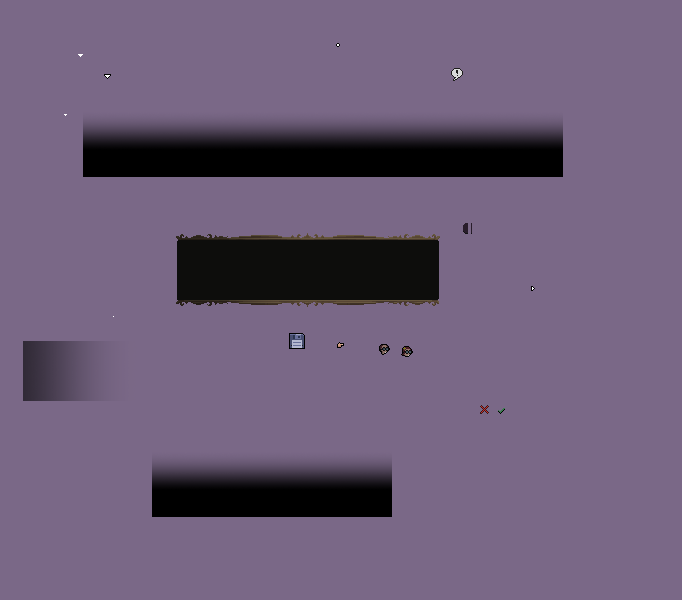
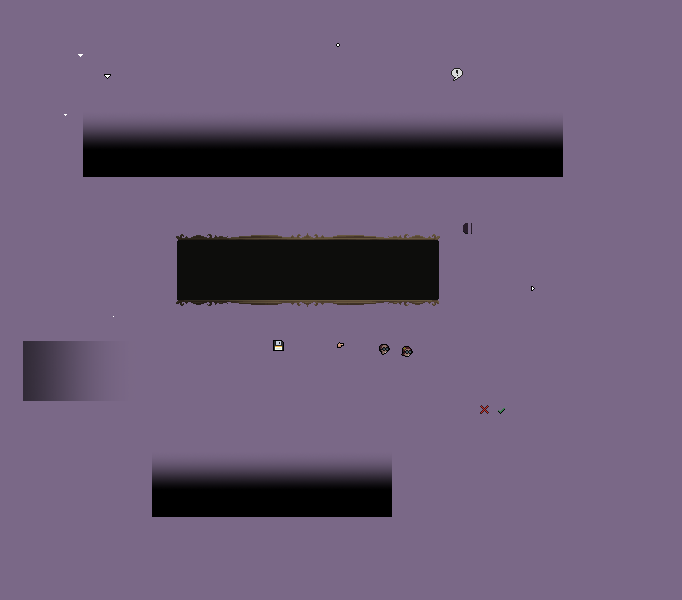
Layers edited between the first and the second 682 × 600 image:
painted on "SavingIcon.png" over [273, 333, 305, 351]
